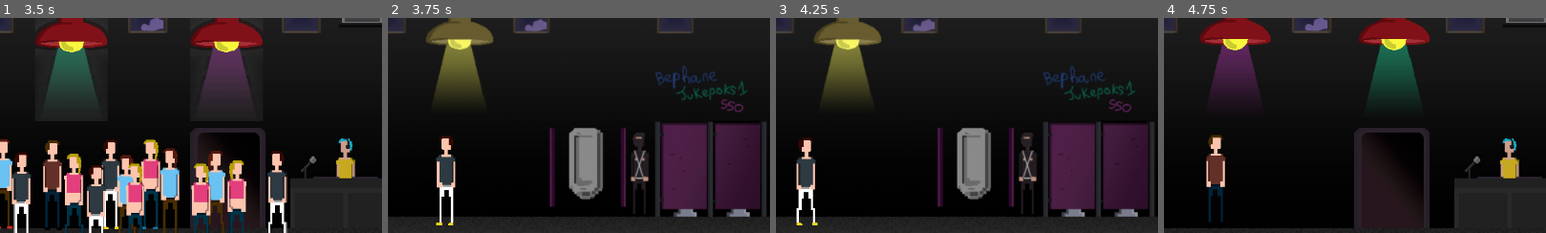
Above: before the commit, frames 1-4 (left to right).
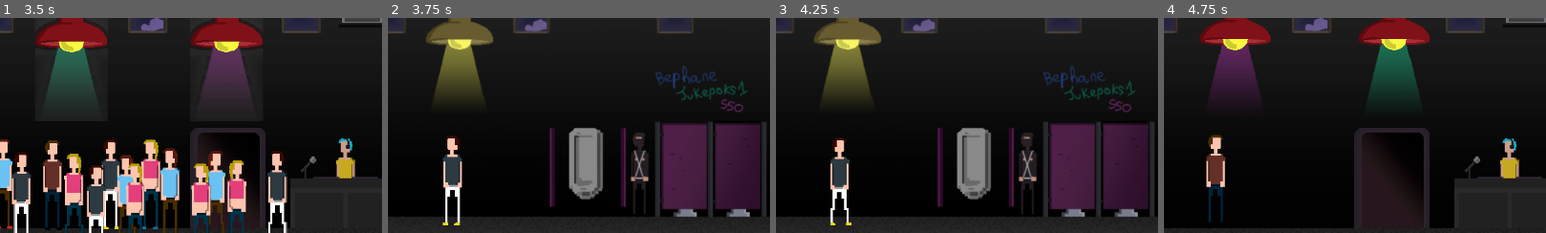
Above: after the commit, the same moments.

Repository: LudumSJB/The-Limited
Game: Godot game, scene res://scenes/MainMenu.tscn
The game is run twice, just before and just after one commit, with the same random seed, the same clock (stepped at 60 frames per second) and the same inputs. Sound files missing from this copy of the repository are replaced by a short silence.
Inputs:
- Up to frame 1 (3.5 s): click "Play" at 0.5 s; tap Enter (ui_accept) at 1.25, 1.52, 2, 2.27, 2.75 s; hold D (right) 1.28-2.78 s; tap Space (action_button) at 1.35, 2.3, 2.85 s; tap N (next_level) at 1.55, 2.1, 3.05 s; hold A (left) from 2.78 s (still down)
- Up to frame 2 (3.75 s): release A (left) at 3.53 s; hold D (right) from 3.53 s (still down); tap N (next_level) at 3.6 s
- Up to frame 3 (4.25 s): keep holding D (right); tap Enter (ui_accept) at 3.77 s; tap Space (action_button) at 3.8 s
- Up to frame 4 (4.75 s): keep holding D (right); tap Space (action_button) at 4.35 s; tap Enter (ui_accept) at 4.52 s; tap N (next_level) at 4.55 s
The pictures show only the part of the screen within x 41-91%, y 46-96%; the shares and areas given below are measured in that part.

Frame 1 is identical in both runs. In frame 2, 1.8% of the frame differs, in the area x 12-20%, y 54-97%; in frame 3, 2.7%, in the area x 5-20%, y 55-97%; in frame 4, nothing differs.

Commit message:
fix to toilet scene and scene change

Diff:
--- a/scenes/level5.tscn
+++ b/scenes/level5.tscn
@@ -64,6 +64,7 @@
 [connection signal="play_minigame" from="." to="." method="_on_play_minigame"]
 [connection signal="DudeGoOut" from="dancer_dude" to="." method="_on_dancer_dude_dude_go_out"]
 [connection signal="HidePlayer" from="dialogSystem" to="player" method="_on_dialog_system_hide_player"]
+[connection signal="OnDialogClose" from="dialogSystem" to="dancer_dude" method="_on_dialog_system_on_dialog_close"]
 [connection signal="ShowPlayer" from="dialogSystem" to="player" method="_on_dialog_system_show_player"]
 [connection signal="MinigameWon" from="TimingAccuracyBar" to="." method="_on_timing_accuracy_bar_minigame_won"]
 [connection signal="OnActionInitated" from="actionArea" to="." method="_on_action_area_on_action_initated"]
--- a/scripts/dancer_dude.gd
+++ b/scripts/dancer_dude.gd
@@ -8,12 +8,22 @@
 @onready var sprite_2d = $targetpos/Sprite2D
 @onready var animated_sprite_2d = $AnimatedSprite2D
 
+var move = false
+
 func _ready():
 	sprite_2d.visible = false
 
 func _process(delta):
-	if animated_sprite_2d.position.distance_to(targetpos.position) > minDistance:
-		animated_sprite_2d.position = animated_sprite_2d.position.move_toward(targetpos.position, delta * speed)
-	else:
-		DudeGoOut.emit()
-		queue_free()
+	if move:
+		if animated_sprite_2d.position.distance_to(targetpos.position) > minDistance:
+			animated_sprite_2d.position = animated_sprite_2d.position.move_toward(targetpos.position, delta * speed)
+		else:
+			DudeGoOut.emit()
+			queue_free()
+
+func startMoving():
+	move = true
+
+
+func _on_dialog_system_on_dialog_close():
+	startMoving()
--- a/scripts/dialog_system.gd
+++ b/scripts/dialog_system.gd
@@ -4,6 +4,7 @@
 signal HidePlayer
 signal ShowPlayer
 signal ChangeSong
+signal OnDialogClose
 
 @onready var rich_text_label = $Sprite2D/RichTextLabel
 @onready var sprite_2d = $Sprite2D
@@ -69,6 +70,7 @@
 				if close_dialog_after_dialog_close:
 					hideText()
 					close_dialog_after_dialog_close = false
+					OnDialogClose.emit()
 					return
 				if play_minigame_after_dialog_close:
 					hideText()
--- a/scripts/root.gd
+++ b/scripts/root.gd
@@ -32,13 +32,13 @@
 ]
 
 var songPerLevelStart = [
-	0,0,0,0,1,1,0,0
+	0,0,0,0,1,1,1,1
 ]
 var songPerLevelEnd = [
-	0,0,0,1,1,1,0,0
+	0,0,0,1,1,1,1,1
 ]
 var audioPlayerPerLevel = [
-	0,1,0,2,3,3,2,0
+	0,1,0,2,4,3,4,4
 ]
 var audioPlayers: Array[AudioStreamPlayer2D]
 var current_audio_player: AudioStreamPlayer2D
@@ -66,8 +66,11 @@
 	if Input.is_action_just_pressed("next_level") && OS.has_feature("debug"):
 		next_level()
 
+# change level node to next one
 func next_level():
-	# change level node to next one
+	if levels.size() == current_level+1:
+		print("no more levels added!")
+		return
 
 	# remove current level node
 	var levelname = levels[current_level]
@@ -100,6 +103,7 @@
 		var player = audioPlayers[audioPlayerIndex]
 		lastPlayer.stop()
 		player.play(playbackPos)
+		print("playing song from same pos as last one")
 	else:
 		# different song, can play from start.
 		var audioPlayerIndex = audioPlayerPerLevel[current_level]
@@ -107,6 +111,7 @@
 		for p in audioPlayers:
 			p.stop()
 		player.play()
+		print("playing song from start")
 
 func _on_change_to_next_scene():
 	next_level()
